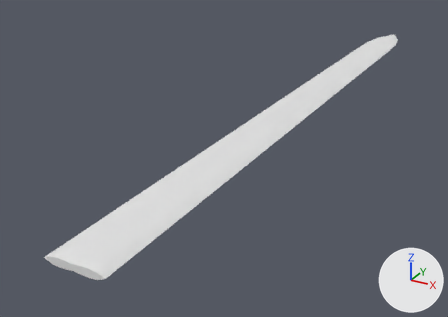
The glTF model godot/assets/waffen/modelle/grossschwertklinge/t1_2.glb, before and after one commit.
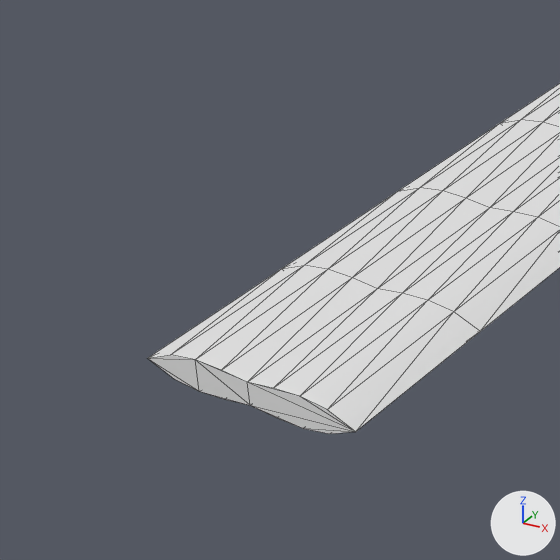
Each version is shown whole from a camera (50 mm lens) standing at (0.373, -0.176, 0.339) and looking at (-0.094, 0.673, -0.086), then close up on the part from 0% to 37% of the width and 48% to 100% of the height. Lighting does not change. The marker at lower right points along +X, +Y and +Z. The older version's two pictures come first. The close-ups show mesh edges as thin lines. Vertices at exactly the same position are counted once.

Names of what the first close-up shows: 'grossschwertklinge_t1_2'.
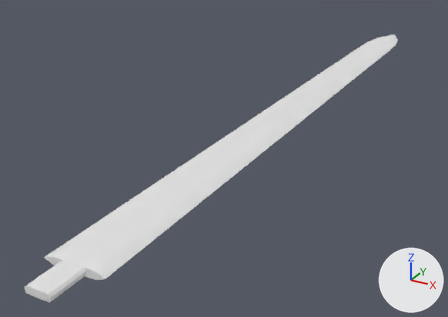
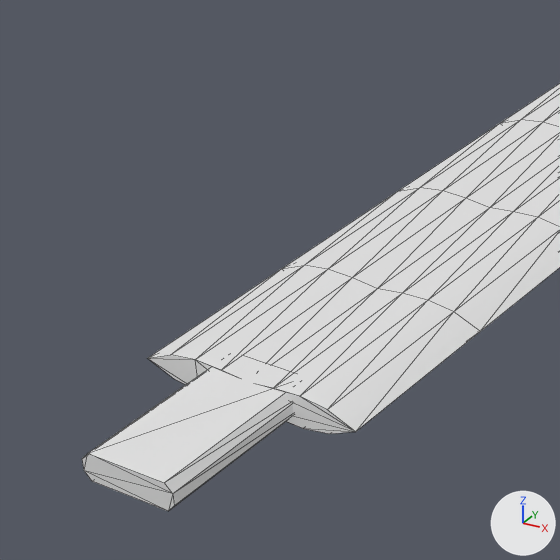
Boxes (x1, y1, x2, y2) around the edits, measured in the close-ups (560 x 560 px):
'grossschwertklinge_t1_2', reshaped
    before: (148, 83, 560, 434)
    after: (82, 83, 560, 511)
part 1 of me_grossschwertklinge_t1_2, added
    after: (82, 359, 293, 511)

What changed in the scene script:
```text
Change me_grossschwertklinge_t1_2:
    used by ob_grossschwertklinge_t1_2; location = (0.0, 0.0, 0.0)
    remove me_grossschwertklinge_t1_2.from_pydata(...)  # 321 vertices, 638 faces; spans x -0.039..0.039, y 0.2..1.384, z -0.005..0.005
    add me_grossschwertklinge_t1_2.from_pydata(...)  # 337 vertices, 666 faces; spans x -0.039..0.039, y 0.152..1.384, z -0.005..0.005
    me_grossschwertklinge_t1_2 part 1: a new loose piece of 16 vertices spanning x -0.016..0.016, y 0.152..0.21, z -0.005..0.005, in mat_klinge (white #e7e7e7)
```
